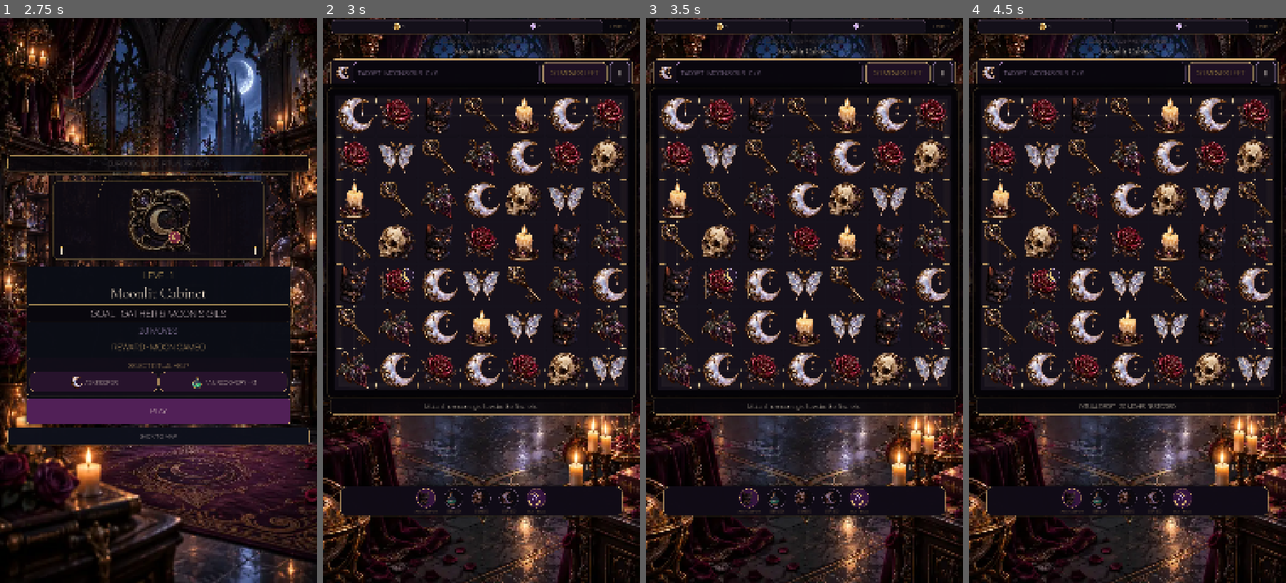
Above: before the commit, frames 1-4 (left to right).
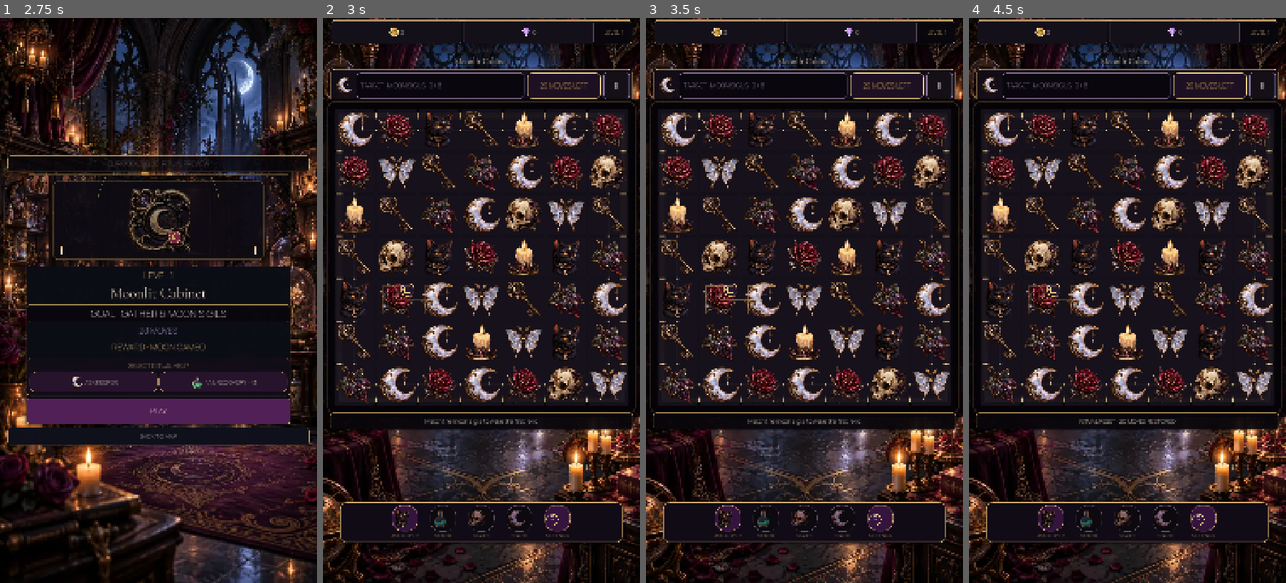
Above: after the commit, the same moments.

Repository: Jay-prodesign/akilta-match3
Game: Godot game, scene res://src/app/app_bootstrap.tscn
Two runs of this game, one before a commit and one after it. Both use one fixed random seed, a clock stepped at 60 frames per second and the inputs below.
Inputs:
- Up to frame 1 (2.75 s): click "ENTER THE HOUSE" at 0.5 s; click "PLAY LEVEL 1" at 1.25 s; click "1" at 2 s
- Up to frame 2 (3 s): click "PLAY" at 2.75 s
- Up to frame 3 (3.5 s): no input
- Up to frame 4 (4.5 s): click "Ⅱ" at 3.5 s; click "RESTART LEVEL" at 4.25 s

Frame 1 is identical in both runs. In frame 2, 33% of the frame differs, in the area x 0-100%, y 0-94%; in frame 3, 33%; in frame 4, 34%.

Commit message:
Lock gameplay HUD and booster tray geometry

Diff:
--- a/src/ui/gameplay/gameplay_screen.gd
+++ b/src/ui/gameplay/gameplay_screen.gd
@@ -1015,9 +1015,9 @@
 		return
 	var hint_rect := hint_label.get_global_rect()
 	var screen_rect := get_global_rect()
-	var desired_top := hint_rect.end.y - screen_rect.position.y + 8.0
-	var safe_bottom := maxf(0.0, size.y - 12.0)
-	var tray_height := 96.0
+	var desired_top := hint_rect.end.y - screen_rect.position.y + 12.0
+	var safe_bottom := maxf(0.0, size.y - 18.0)
+	var tray_height := 136.0
 	var top := minf(desired_top, maxf(0.0, safe_bottom - tray_height))
 	_booster_tray.anchor_top = 0.0
 	_booster_tray.anchor_bottom = 0.0
@@ -1034,6 +1034,10 @@
 		"truthful_sealed_slots": _sealed_boost_a != null and _sealed_boost_a.disabled and _sealed_boost_b != null and _sealed_boost_b.disabled and _sealed_boost_c != null and _sealed_boost_c.disabled,
 		"authored_target_moves_hierarchy": objective_icon != null and objective_icon.texture != null and objective_label != null and objective_label.get_theme_stylebox("normal") != null and moves_label != null and moves_label.get_theme_stylebox("normal") != null,
 		"authored_board_frame": get_node_or_null("Layout/BoardView/OrnateFrame") != null,
+		"north_star_gameplay_geometry": ($ResourceBar as PanelContainer).offset_bottom - ($ResourceBar as PanelContainer).offset_top >= 76.0 and ($Layout/HUDPlate as PanelContainer).custom_minimum_size.y >= 108.0 and _booster_tray != null and (_booster_tray.offset_bottom - _booster_tray.offset_top) >= 132.0 and _hint_boost_button.custom_minimum_size.y >= 88.0 and pause_button.custom_minimum_size.y >= 88.0,
+		"resource_bar_height": ($ResourceBar as PanelContainer).offset_bottom - ($ResourceBar as PanelContainer).offset_top,
+		"hud_plate_height": ($Layout/HUDPlate as PanelContainer).custom_minimum_size.y,
+		"booster_tray_height": (_booster_tray.offset_bottom - _booster_tray.offset_top) if _booster_tray != null else 0.0,
 		"authored_result_values": _result_reward_values != null,
 		"authored_result_proclamation": _result_proclamation != null and _result_keeper_cat != null,
 		"north_star_result_hierarchy": result_title != null and result_title.get_theme_font_size("font_size") >= 46 and result_objective_summary != null and result_objective_summary.get_theme_stylebox("normal") != null,
--- a/src/ui/gameplay/gameplay_screen.tscn
+++ b/src/ui/gameplay/gameplay_screen.tscn
@@ -291,8 +291,8 @@
 anchor_top = 0.0
 anchor_right = 0.975
 anchor_bottom = 0.0
-offset_top = 6.0
-offset_bottom = 54.0
+offset_top = 8.0
+offset_bottom = 88.0
 grow_horizontal = 2
 theme_override_styles/panel = SubResource("ResourceBarStyle")
 
@@ -312,7 +312,7 @@
 alignment = 1
 
 [node name="Icon" type="TextureRect" parent="ResourceBar/Resources/CoinChip/Content"]
-custom_minimum_size = Vector2(31, 31)
+custom_minimum_size = Vector2(40, 40)
 layout_mode = 2
 mouse_filter = 2
 expand_mode = 1
@@ -321,7 +321,7 @@
 [node name="CoinResource" type="Label" parent="ResourceBar/Resources/CoinChip/Content"]
 layout_mode = 2
 theme_override_colors/font_color = Color(0.96, 0.9, 0.83, 1)
-theme_override_font_sizes/font_size = 17
+theme_override_font_sizes/font_size = 20
 text = "0"
 
 [node name="GemChip" type="PanelContainer" parent="ResourceBar/Resources"]
@@ -335,7 +335,7 @@
 alignment = 1
 
 [node name="Icon" type="TextureRect" parent="ResourceBar/Resources/GemChip/Content"]
-custom_minimum_size = Vector2(31, 31)
+custom_minimum_size = Vector2(40, 40)
 layout_mode = 2
 mouse_filter = 2
 expand_mode = 1
@@ -344,14 +344,14 @@
 [node name="GemResource" type="Label" parent="ResourceBar/Resources/GemChip/Content"]
 layout_mode = 2
 theme_override_colors/font_color = Color(0.96, 0.9, 0.83, 1)
-theme_override_font_sizes/font_size = 17
+theme_override_font_sizes/font_size = 20
 text = "0"
 
 [node name="LevelBadge" type="Label" parent="ResourceBar/Resources"]
-custom_minimum_size = Vector2(94, 0)
+custom_minimum_size = Vector2(124, 0)
 layout_mode = 2
 theme_override_colors/font_color = Color(0.831, 0.678, 0.439, 1)
-theme_override_font_sizes/font_size = 17
+theme_override_font_sizes/font_size = 20
 text = "LEVEL 1"
 horizontal_alignment = 1
 vertical_alignment = 1
@@ -362,7 +362,7 @@
 anchor_right = 1.0
 anchor_bottom = 1.0
 offset_left = 24.0
-offset_top = 66.0
+offset_top = 100.0
 offset_right = -24.0
 offset_bottom = -112.0
 grow_horizontal = 2
@@ -388,7 +388,7 @@
 horizontal_alignment = 1
 
 [node name="HUDPlate" type="PanelContainer" parent="Layout"]
-custom_minimum_size = Vector2(0, 96)
+custom_minimum_size = Vector2(0, 112)
 layout_mode = 2
 theme_override_styles/panel = SubResource("GameplayHUDPlate")
 
@@ -397,14 +397,14 @@
 theme_override_constants/separation = 10
 
 [node name="ObjectiveIcon" type="TextureRect" parent="Layout/HUDPlate/HUD"]
-custom_minimum_size = Vector2(54, 54)
+custom_minimum_size = Vector2(64, 64)
 layout_mode = 2
 mouse_filter = 2
 expand_mode = 1
 stretch_mode = 5
 
 [node name="Objective" type="Label" parent="Layout/HUDPlate/HUD"]
-custom_minimum_size = Vector2(0, 76)
+custom_minimum_size = Vector2(0, 88)
 layout_mode = 2
 size_flags_horizontal = 3
 theme_override_colors/font_color = Color(0.749, 0.647, 0.847, 1)
@@ -416,7 +416,7 @@
 vertical_alignment = 1
 
 [node name="Moves" type="Label" parent="Layout/HUDPlate/HUD"]
-custom_minimum_size = Vector2(220, 76)
+custom_minimum_size = Vector2(250, 88)
 layout_mode = 2
 theme_override_colors/font_color = Color(0.851, 0.71, 0.416, 1)
 theme_override_colors/font_outline_color = Color(0.03, 0.02, 0.04, 0.9)
@@ -428,7 +428,7 @@
 vertical_alignment = 1
 
 [node name="Pause" type="Button" parent="Layout/HUDPlate/HUD"]
-custom_minimum_size = Vector2(66, 76)
+custom_minimum_size = Vector2(88, 88)
 layout_mode = 2
 theme_override_colors/font_color = Color(0.945, 0.91, 0.866, 1)
 theme_override_font_sizes/font_size = 27
@@ -523,13 +523,13 @@
 alignment = 1
 
 [node name="HintSlot" type="VBoxContainer" parent="BoosterTray/BoosterActions"]
-custom_minimum_size = Vector2(82, 96)
+custom_minimum_size = Vector2(118, 128)
 layout_mode = 2
 theme_override_constants/separation = 2
 alignment = 1
 
 [node name="HintBoost" type="Button" parent="BoosterTray/BoosterActions/HintSlot"]
-custom_minimum_size = Vector2(66, 66)
+custom_minimum_size = Vector2(88, 88)
 layout_mode = 2
 size_flags_horizontal = 4
 theme_override_colors/font_color = Color(1, 1, 1, 0)
@@ -539,24 +539,24 @@
 theme_override_styles/pressed = SubResource("BoosterButtonStyle")
 text = "ASK KEEPER"
 expand_icon = true
-theme_override_constants/icon_max_width = 52
+theme_override_constants/icon_max_width = 68
 tooltip_text = "Ask the Keeper for a legal move"
 
 [node name="Label" type="Label" parent="BoosterTray/BoosterActions/HintSlot"]
 layout_mode = 2
 theme_override_colors/font_color = Color(0.945, 0.91, 0.866, 1)
-theme_override_font_sizes/font_size = 14
+theme_override_font_sizes/font_size = 17
 text = "ASK KEEPER"
 horizontal_alignment = 1
 
 [node name="SealedSlotA" type="VBoxContainer" parent="BoosterTray/BoosterActions"]
-custom_minimum_size = Vector2(82, 96)
+custom_minimum_size = Vector2(118, 128)
 layout_mode = 2
 theme_override_constants/separation = 2
 alignment = 1
 
 [node name="SealedBoostA" type="Button" parent="BoosterTray/BoosterActions/SealedSlotA"]
-custom_minimum_size = Vector2(66, 66)
+custom_minimum_size = Vector2(88, 88)
 layout_mode = 2
 size_flags_horizontal = 4
 disabled = true
@@ -567,24 +567,24 @@
 theme_override_styles/disabled = SubResource("BoosterSealedStyle")
 text = "SEALED"
 expand_icon = true
-theme_override_constants/icon_max_width = 50
+theme_override_constants/icon_max_width = 66
 tooltip_text = "Booster slot sealed until its entitlement is implemented"
 
 [node name="Label" type="Label" parent="BoosterTray/BoosterActions/SealedSlotA"]
 layout_mode = 2
 theme_override_colors/font_color = Color(0.58, 0.52, 0.61, 1)
-theme_override_font_sizes/font_size = 13
+theme_override_font_sizes/font_size = 16
 text = "SEALED"
 horizontal_alignment = 1
 
 [node name="SealedSlotB" type="VBoxContainer" parent="BoosterTray/BoosterActions"]
-custom_minimum_size = Vector2(82, 96)
+custom_minimum_size = Vector2(118, 128)
 layout_mode = 2
 theme_override_constants/separation = 2
 alignment = 1
 
 [node name="SealedBoostB" type="Button" parent="BoosterTray/BoosterActions/SealedSlotB"]
-custom_minimum_size = Vector2(66, 66)
+custom_minimum_size = Vector2(88, 88)
 layout_mode = 2
 size_flags_horizontal = 4
 disabled = true
@@ -595,24 +595,24 @@
 theme_override_styles/disabled = SubResource("BoosterSealedStyle")
 text = "SEALED"
 expand_icon = true
-theme_override_constants/icon_max_width = 50
+theme_override_constants/icon_max_width = 66
 tooltip_text = "Booster slot sealed until its entitlement is implemented"
 
 [node name="Label" type="Label" parent="BoosterTray/BoosterActions/SealedSlotB"]
 layout_mode = 2
 theme_override_colors/font_color = Color(0.58, 0.52, 0.61, 1)
-theme_override_font_sizes/font_size = 13
+theme_override_font_sizes/font_size = 16
 text = "SEALED"
 horizontal_alignment = 1
 
 [node name="SealedSlotC" type="VBoxContainer" parent="BoosterTray/BoosterActions"]
-custom_minimum_size = Vector2(82, 96)
+custom_minimum_size = Vector2(118, 128)
 layout_mode = 2
 theme_override_constants/separation = 2
 alignment = 1
 
 [node name="SealedBoostC" type="Button" parent="BoosterTray/BoosterActions/SealedSlotC"]
-custom_minimum_size = Vector2(66, 66)
+custom_minimum_size = Vector2(88, 88)
 layout_mode = 2
 size_flags_horizontal = 4
 disabled = true
@@ -623,24 +623,24 @@
 theme_override_styles/disabled = SubResource("BoosterSealedStyle")
 text = "SEALED"
 expand_icon = true
-theme_override_constants/icon_max_width = 50
+theme_override_constants/icon_max_width = 66
 tooltip_text = "Booster slot sealed until its entitlement is implemented"
 
 [node name="Label" type="Label" parent="BoosterTray/BoosterActions/SealedSlotC"]
 layout_mode = 2
 theme_override_colors/font_color = Color(0.58, 0.52, 0.61, 1)
-theme_override_font_sizes/font_size = 13
+theme_override_font_sizes/font_size = 16
 text = "SEALED"
 horizontal_alignment = 1
 
 [node name="SettingsSlot" type="VBoxContainer" parent="BoosterTray/BoosterActions"]
-custom_minimum_size = Vector2(82, 96)
+custom_minimum_size = Vector2(118, 128)
 layout_mode = 2
 theme_override_constants/separation = 2
 alignment = 1
 
 [node name="SettingsShortcut" type="Button" parent="BoosterTray/BoosterActions/SettingsSlot"]
-custom_minimum_size = Vector2(66, 66)
+custom_minimum_size = Vector2(88, 88)
 layout_mode = 2
 size_flags_horizontal = 4
 theme_override_colors/font_color = Color(1, 1, 1, 0)
@@ -656,7 +656,7 @@
 [node name="Label" type="Label" parent="BoosterTray/BoosterActions/SettingsSlot"]
 layout_mode = 2
 theme_override_colors/font_color = Color(0.945, 0.91, 0.866, 1)
-theme_override_font_sizes/font_size = 14
+theme_override_font_sizes/font_size = 17
 text = "SETTINGS"
 horizontal_alignment = 1
 
@@ -936,7 +936,7 @@
 [node name="Kicker" type="Label" parent="ResultOverlay/Card/Content/ResultProclamation/Copy"]
 layout_mode = 2
 theme_override_colors/font_color = Color(0.831, 0.678, 0.439, 1)
-theme_override_font_sizes/font_size = 14
+theme_override_font_sizes/font_size = 17
 text = "THE HOUSE REMEMBERS"
 
 [node name="ResultProclamationCopy" type="Label" parent="ResultOverlay/Card/Content/ResultProclamation/Copy"]
--- a/tests/unit/test_gameplay_authored_presentation_shell.gd
+++ b/tests/unit/test_gameplay_authored_presentation_shell.gd
@@ -22,6 +22,10 @@
 	_expect(bool(contract.get("truthful_sealed_slots", false)), "Unavailable boosters must remain visibly sealed rather than pretending to be usable")
 	_expect(bool(contract.get("authored_target_moves_hierarchy", false)), "Gameplay target and moves hierarchy must use authored production plates")
 	_expect(bool(contract.get("authored_board_frame", false)), "Gameplay board must sit inside an authored ornamental frame")
+	_expect(bool(contract.get("north_star_gameplay_geometry", false)), "Gameplay resource bar, target/moves HUD and lower tray must retain canonical North Star proportions")
+	_expect(float(contract.get("resource_bar_height", 0.0)) >= 76.0, "Gameplay resource strip must not collapse into a tiny utility row")
+	_expect(float(contract.get("hud_plate_height", 0.0)) >= 108.0, "Gameplay target/moves plate must keep its authored vertical hierarchy")
+	_expect(float(contract.get("booster_tray_height", 0.0)) >= 132.0, "Gameplay lower tray must keep the canonical booster-zone height")
 	_expect(bool(contract.get("authored_result_values", false)), "Terminal reward values must be authored")
 	_expect(bool(contract.get("authored_result_proclamation", false)), "Terminal House proclamation must be authored")
 	_expect(bool(contract.get("north_star_result_hierarchy", false)), "Terminal reward must retain a strong North Star completion hierarchy")
@@ -40,11 +44,11 @@
 	_expect(objective_icon != null and objective_icon.texture != null, "Authored objective plate must expose production objective art")
 	_expect(objective != null and objective.text.begins_with("TARGET ·"), "Objective copy must read as a clear top target block")
 	_expect(moves != null and moves.custom_minimum_size.x >= 200.0, "Moves must retain a distinct right-side counter block")
-	_expect(keeper != null and keeper.custom_minimum_size.y >= 60.0 and keeper.icon != null, "ASK KEEPER must retain a mobile touch target and production familiar art")
+	_expect(keeper != null and keeper.custom_minimum_size.y >= 88.0 and keeper.icon != null, "ASK KEEPER must retain a mobile touch target and production familiar art")
 	_expect(sealed_a != null and sealed_a.disabled and sealed_a.icon != null, "First future booster slot must be visibly sealed with production art")
 	_expect(sealed_b != null and sealed_b.disabled and sealed_b.icon != null, "Second future booster slot must be visibly sealed with production art")
 	_expect(sealed_c != null and sealed_c.disabled and sealed_c.icon != null, "Third future booster slot must be visibly sealed with production art")
-	_expect(settings != null and settings.custom_minimum_size.y >= 60.0 and settings.icon != null, "Lower gameplay bar must expose a real Settings utility")
+	_expect(settings != null and settings.custom_minimum_size.y >= 88.0 and settings.icon != null, "Lower gameplay bar must expose a real Settings utility")
 
 	screen.settings_requested.connect(func(): settings_requested = true)
 	if settings != null:
